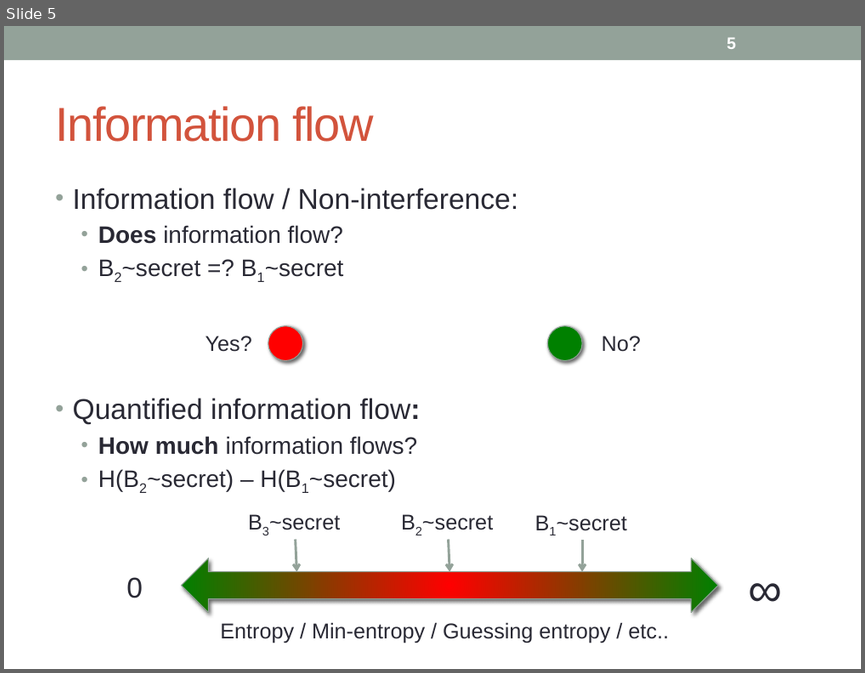
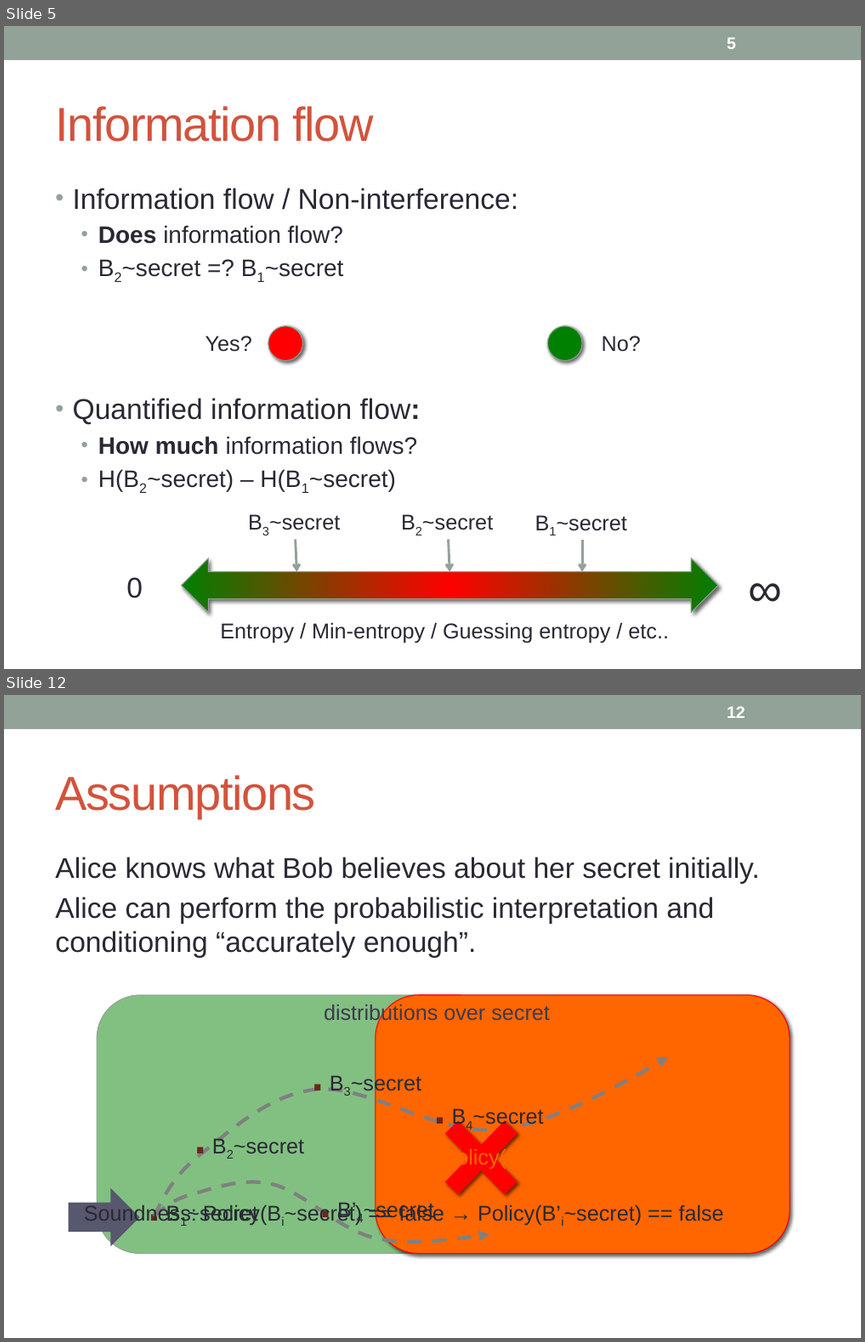
Before and after one commit to piotrm0/ppw12, a slide deck: pres/ppw12-pres.pptx. Shown one above the other, each under a label of ours: slide 5 before the commit, slides 5 and 12 after it; the slides between them are not shown. The pictures are 865x673 and 865x1342 pixels, drawn with LibreOffice and Linux fonts; fonts in the diff are those of the drawing. Boxes give left, top, right and bottom in pixels: in the first picture for what was removed or moved away, otherwise in the second. Text is boxed around its words. In the diff, an @@ line names an element or a change of style, - is before the commit and + after.

```diff
--- a/pres/ppw12-pres.pptx
+++ b/pres/ppw12-pres.pptx
@@ slide 12 added at (4, 695, 861, 1338), background #FFFFFF; not listed: 1 template element that a slide beside it also shows @@
@@ page number added at (726, 706, 745, 718), 14 pt, text #FFFFFF, bold @@
+12
@@ title added at (55, 775, 315, 818), 40 pt, text #D2533C @@
+Assumptions
@@ text added at (55, 857, 760, 958), 24 pt, text #292934 @@
+Alice knows what Bob believes about her secret initially.
+Alice can perform the probabilistic interpretation and conditioning “accurately enough”.
@@ text added at (399, 1147, 585, 1221), 18 pt, text #FF6600 @@
+Policy(~secret) → {true,false}
@@ text added at (84, 1202, 724, 1225), 18 pt, text #292934 @@
+Soundness: Policy(Bi~secret) == false → Policy(B’i~secret) == false
@@ group added at (69, 995, 789, 1312): 6 texts, 2 rounded rectangles, 2 freeform shapes, 1 cross, 1 right arrow @@
+distributions over secret
+. B1~secret
+. B3~secret
+. B4~secret
+. B2~secret
+. B’4~secret
```
Also in this commit, not shown: 1 slide changed, 7 other slides added, 83 slides removed.
